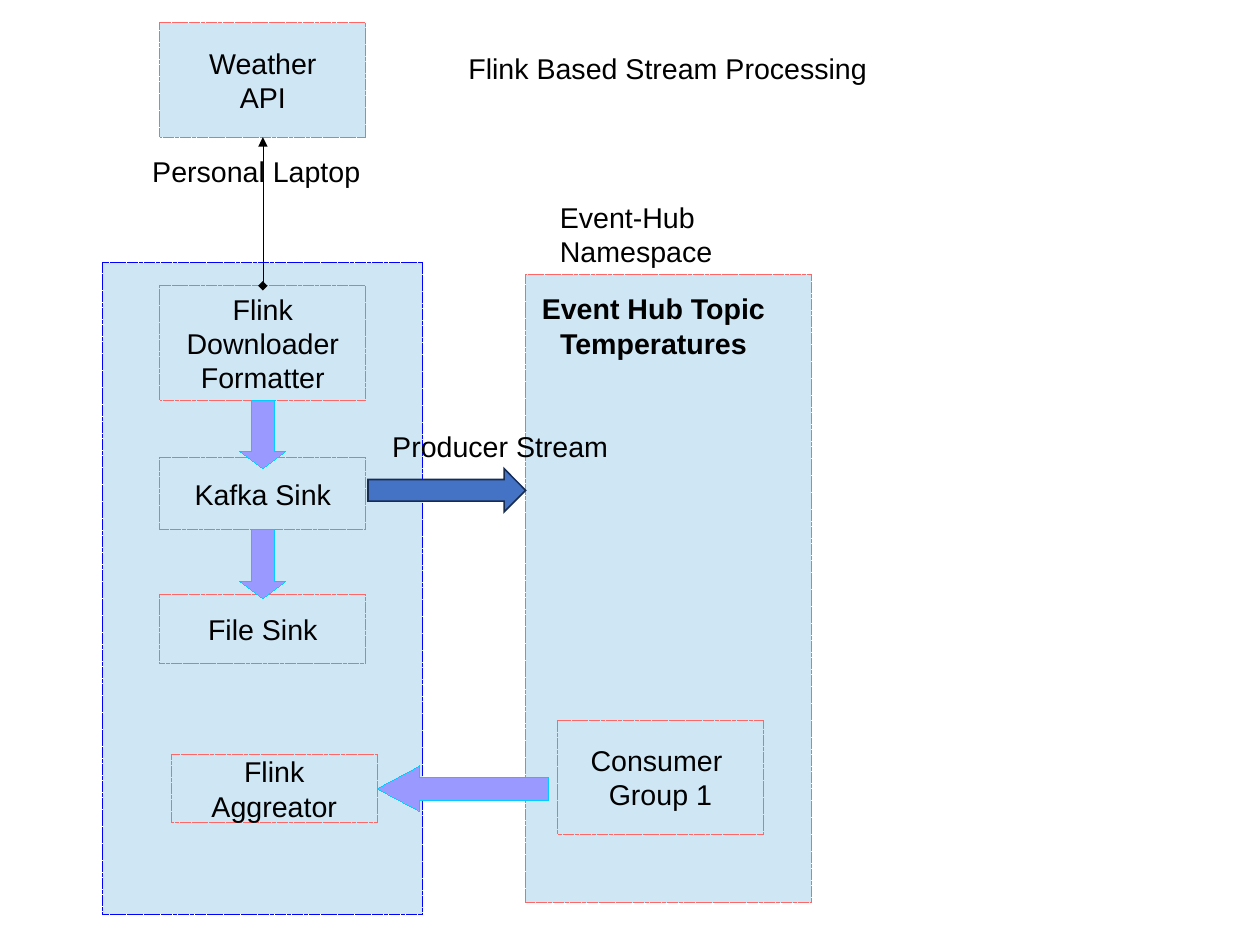
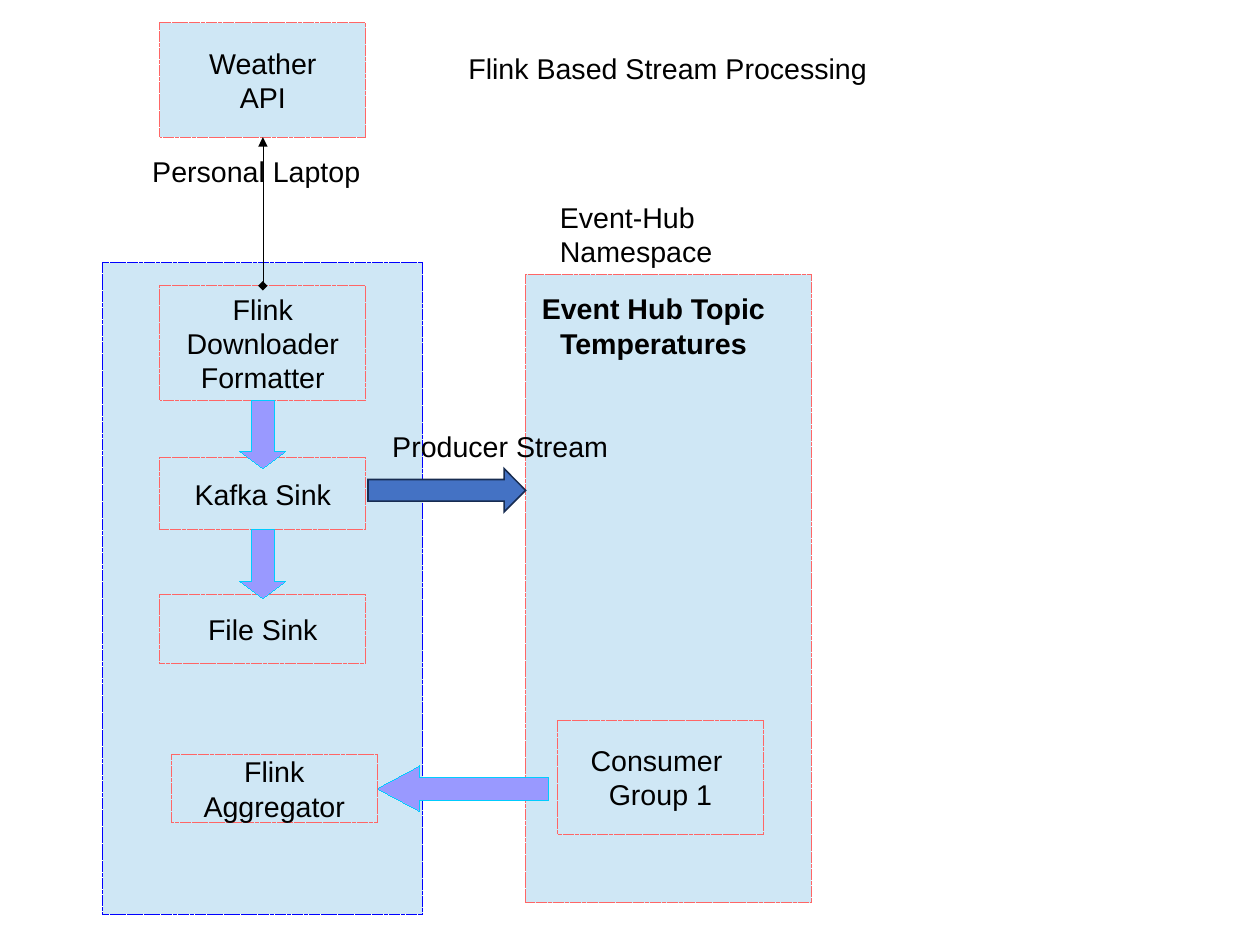
Before and after one commit to SowmyaVenky/AzureSynapseExperiments, a slide deck: slide 8 of Synapse_Setup.odp. Drawn at 1260x945 pixels with LibreOffice and Linux fonts; fonts in the diff are those of the drawing. Boxes give left, top, right and bottom in pixels: in the first picture for what was removed or moved away, otherwise in the second. Text is boxed around its words. In the diff, an @@ line names an element or a change of style, - is before the commit and + after.

```diff
--- a/Synapse_Setup.odp
+++ b/Synapse_Setup.odp
@@ text in freeform shape at (204,797,345,822): text changed @@
-Aggreator
+Aggregator
```
Also in this commit, not shown: 2 other files.
